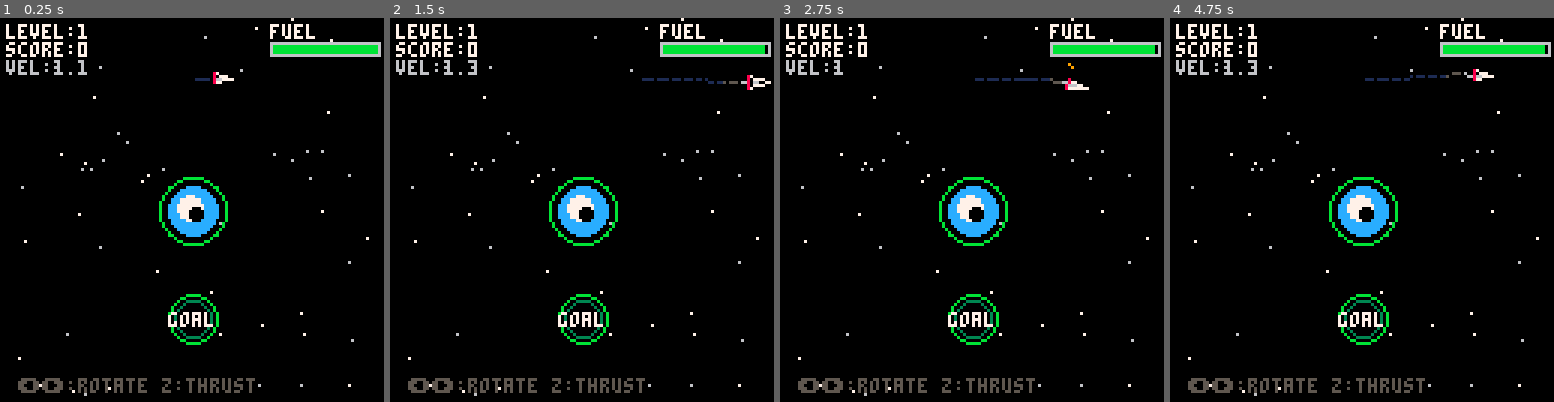
Above: before the commit, frames 1-4 (left to right).
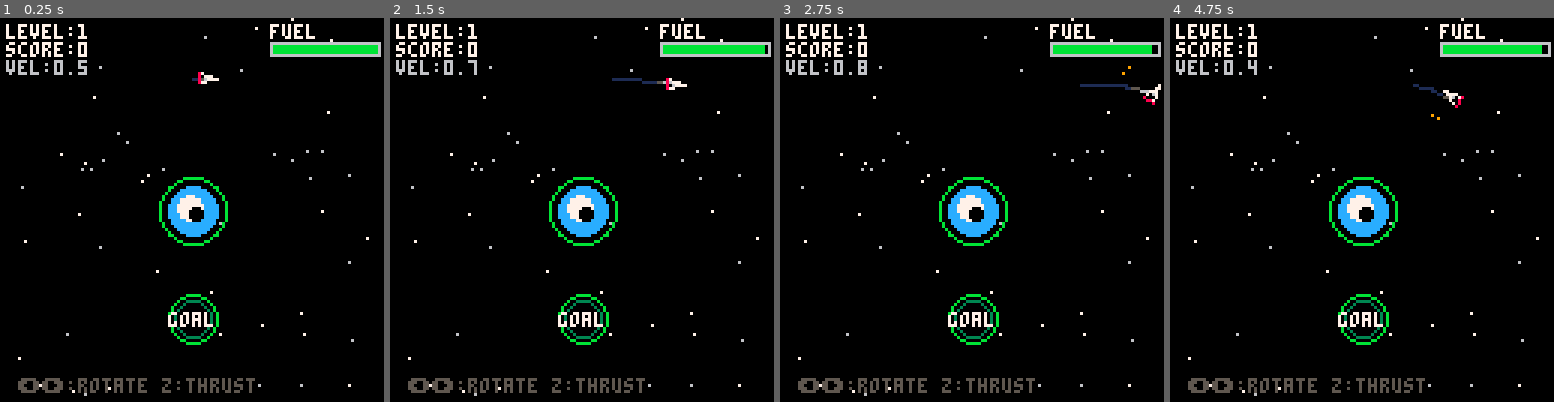
Above: after the commit, the same moments.

Repository: wevibecode/game
Game: PICO-8 cartridge game.p8
Two runs of this game, one before a commit and one after it. Both use one fixed random seed, a clock stepped at 60 frames per second and the inputs below.
Inputs:
- Up to frame 1 (0.25 s): no input
- Up to frame 2 (1.5 s): tap O (Z key) at 0.7 s
- Up to frame 3 (2.75 s): hold Right 1.6-2.1 s; tap O (Z key) at 1.7, 2.1, 2.5 s; hold Right from 2.47 s (still down)
- Up to frame 4 (4.75 s): tap O (Z key) every 0.4 s from 2.9 to 4.5 s; release Right at 3.03 s; hold Left 3.08-3.58 s; hold Right 4.02-4.68 s

The runs differ from the first frame. In frame 1, 0.3% of the frame differs, in the area x 14-61%, y 10-18%; in frame 2, 0.6%; in frame 3, 0.7%, in the area x 14-100%, y 7-23%; in frame 4, 0.6%.

Commit message:
Deploy game build #2721

Diff:
--- a/game.p8
+++ b/game.p8
@@ -8,7 +8,7 @@
 ship={
  x=64,
  y=30,
- vx=1.2, -- velocity x
+ vx=0.6, -- velocity x
  vy=0, -- velocity y
  angle=0,
  thrust=0.08,
@@ -63,7 +63,7 @@
  trail={}
  ship.x=64
  ship.y=20
- ship.vx=1.2
+ ship.vx=0.6
  ship.vy=0
  ship.angle=0
  ship.fuel=100
Not shown, changed: game.js
